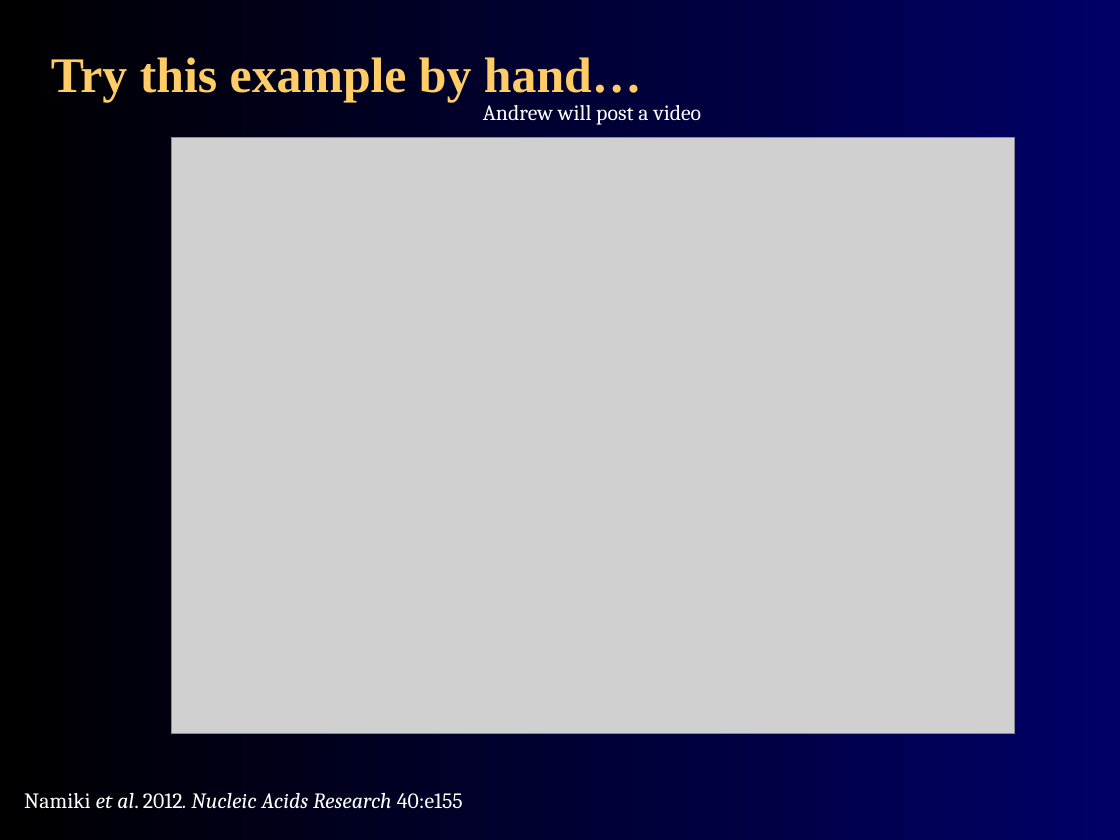
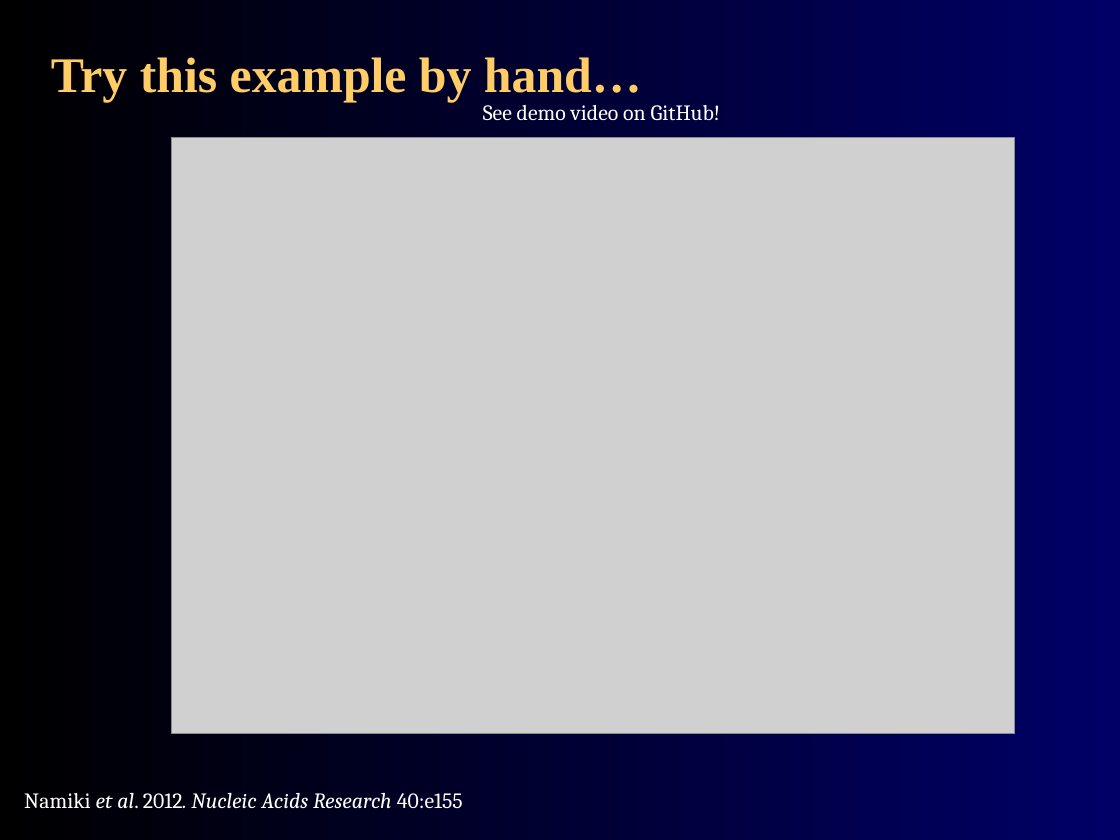
Before and after one commit to agmcarthur/Biochem-3BP3, a slide deck: slide 29 of Lectures/Lecture 6 - Genome Assembly.pptx. Drawn at 1120x840 pixels with LibreOffice and Linux fonts; fonts in the diff are those of the drawing; grey boxes stand for pictures. Boxes give left, top, right and bottom in pixels: in the first picture for what was removed or moved away, otherwise in the second. Text is boxed around its words. In the diff, an @@ line names an element or a change of style, - is before the commit and + after.

```diff
--- a/Lectures/Lecture 6 - Genome Assembly.pptx
+++ b/Lectures/Lecture 6 - Genome Assembly.pptx
@@ text at [483, 105, 721, 121]: text changed @@
-Andrew will post a video
+See demo video on GitHub!
```
Also in this commit, not shown: 1 other slide changed, 4 other files.
